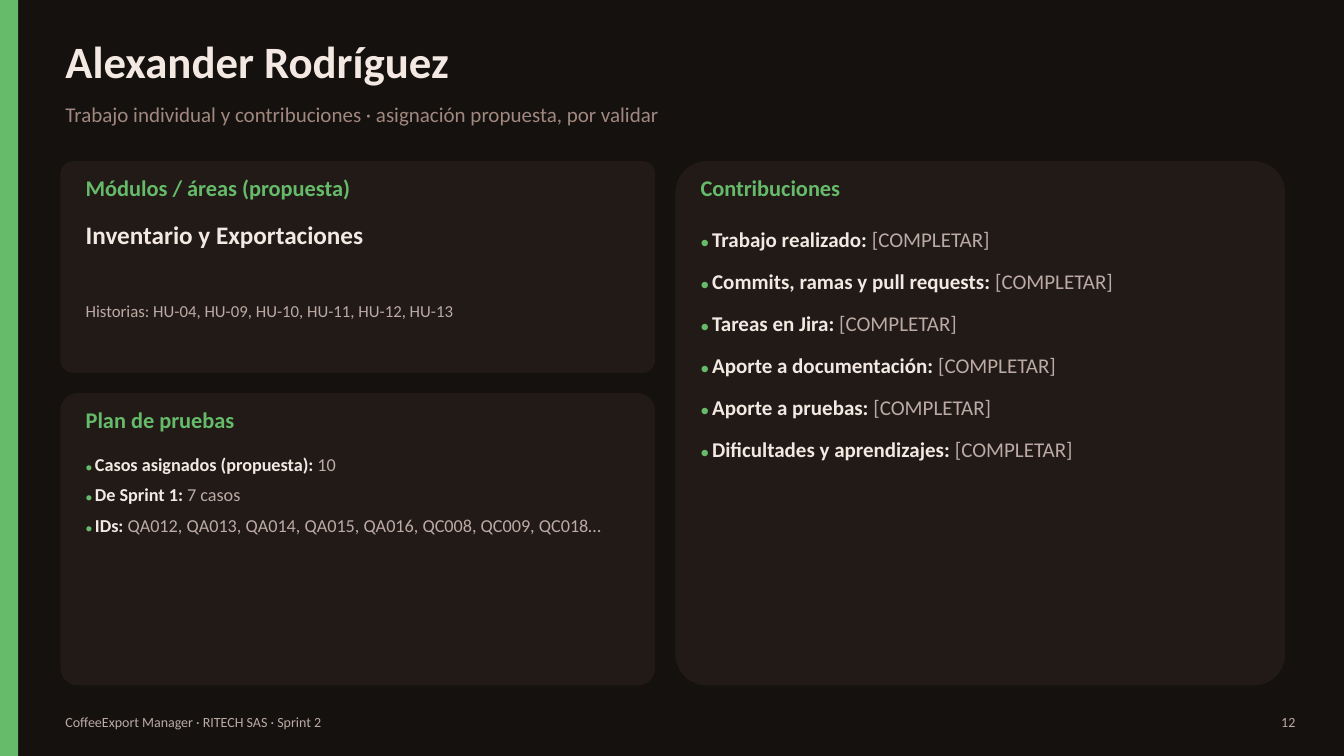
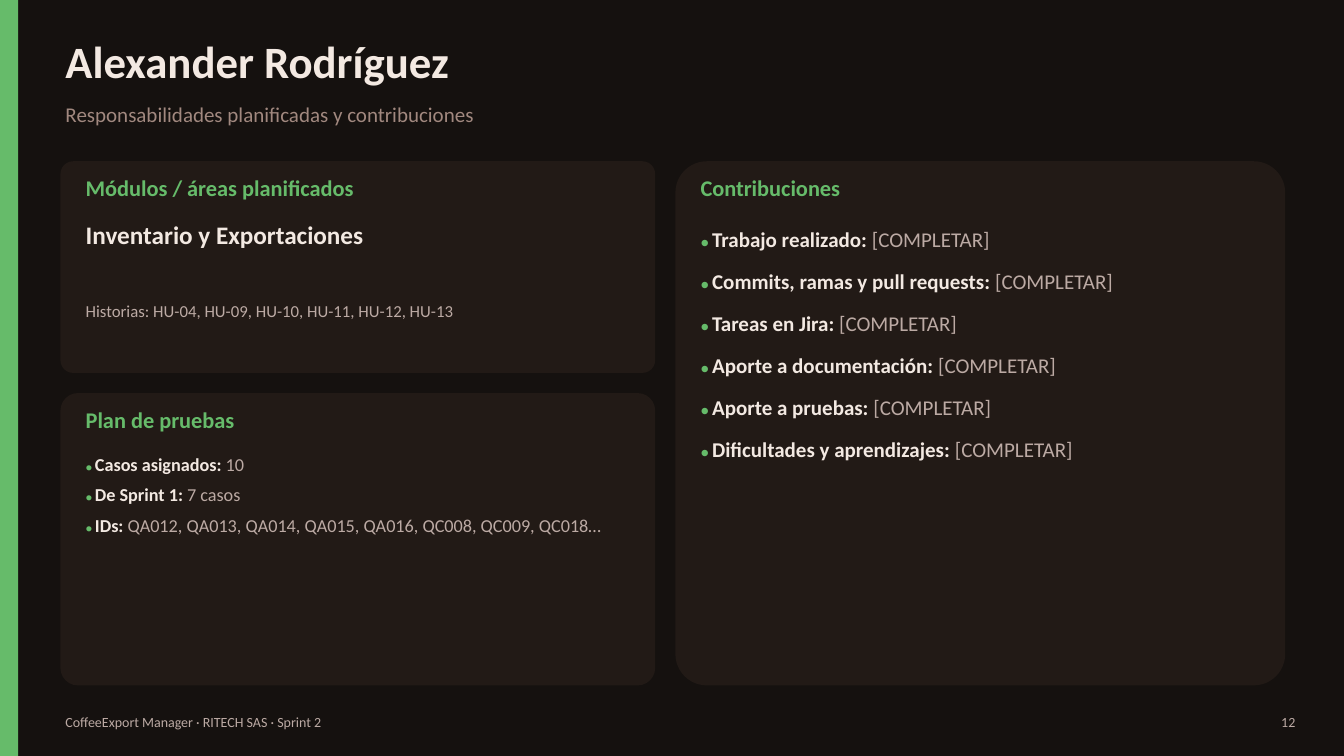
Before and after one commit to brayanckr/Proyecto-Calidad-de-software, a slide deck: slide 12 of docs/sprint2/CoffeeExport_Manager_Sprint2.pptx. Drawn at 1344x756 pixels with LibreOffice and Linux fonts; fonts in the diff are those of the drawing. Boxes give left, top, right and bottom in pixels: in the first picture for what was removed or moved away, otherwise in the second. Text is boxed around its words. In the diff, an @@ line names an element or a change of style, - is before the commit and + after.

Commit message:
Actualizar entregables del Sprint 2: responsables planificados y decisiones
- Responsables planificados por módulo en backlog y plan de pruebas.
- RR-09: despliegue local/pruebas para el MVP, nube en fase posterior.
- UC-13 (cliente internacional) definido como fuera del MVP.
- Notas de la demo y estado actual alineados con el prototipo de frontend.
- Se mantienen como [COMPLETAR] la autoría del Sprint 1, las contribuciones
  individuales y los resultados de las pruebas.

```diff
--- a/docs/sprint2/CoffeeExport_Manager_Sprint2.pptx
+++ b/docs/sprint2/CoffeeExport_Manager_Sprint2.pptx
@@ text at <box>65,107,473,126</box>: text changed @@
-Trabajo individual y contribuciones · asignación propuesta, por validar
+Responsabilidades planificadas y contribuciones
@@ text at <box>86,180,353,200</box>: text changed @@
-Módulos / áreas (propuesta)
+Módulos / áreas planificados
@@ text at <box>95,458,244,474</box>: text changed @@
-● Casos asignados (propuesta): 10
+● Casos asignados: 10
```
Also in this commit, not shown: 5 other slides changed, 2 other files.
